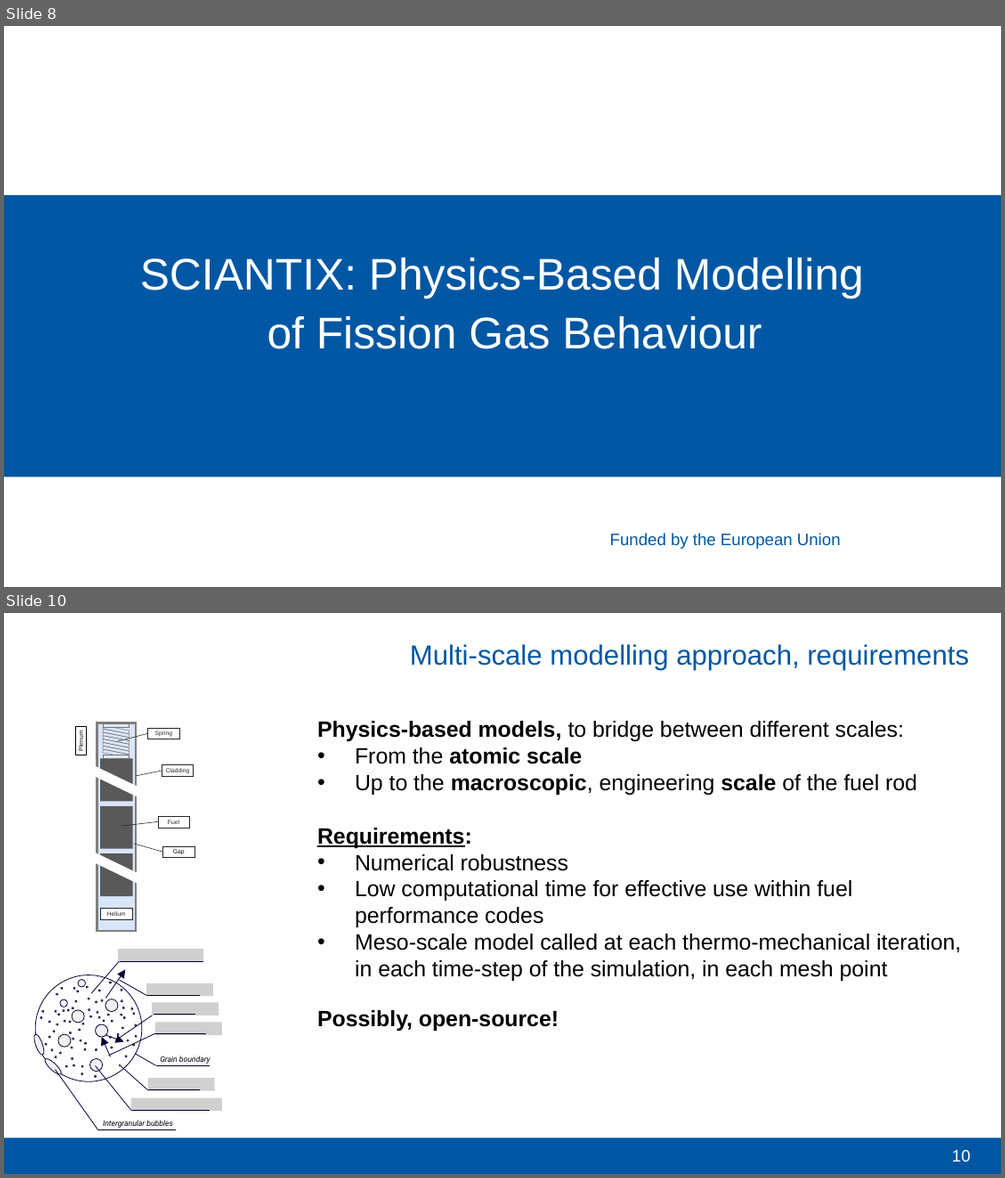
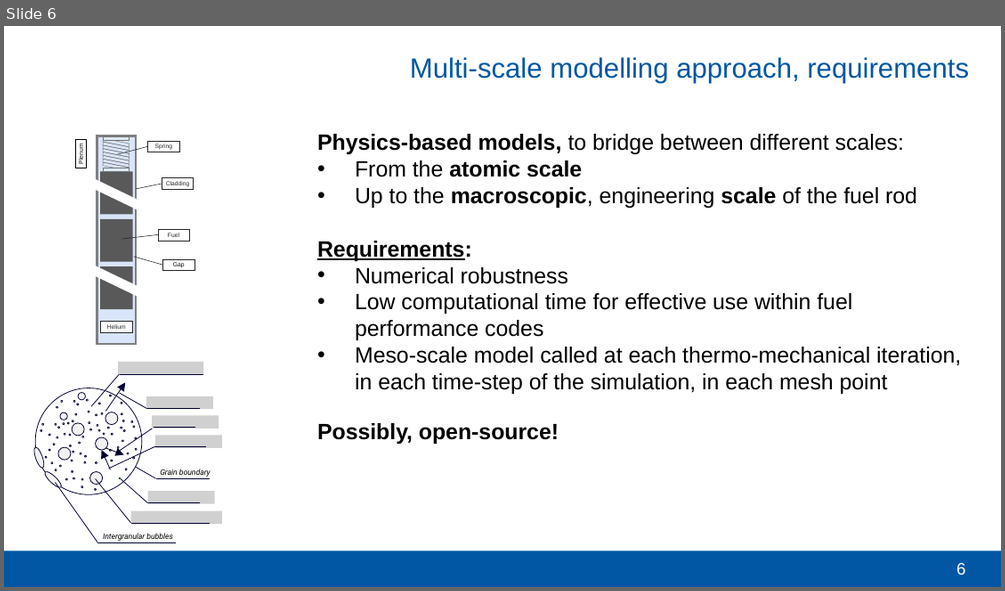
Before and after one commit to sciantix/sciantix-official, a slide deck: slide/MOOC/MOOC SCIANTIX - OperaHPC - V0.pptx. Shown one above the other, each under a label of ours: slides 8 and 10 before the commit, slide 6 after it; the slides between them are not shown. The pictures are 1005x1178 and 1005x591 pixels, drawn with LibreOffice and Linux fonts; fonts in the diff are those of the drawing; grey boxes stand for pictures; background and template pictures are left out. Boxes give left, top, right and bottom in pixels: in the first picture for what was removed or moved away, otherwise in the second. Text is boxed around its words. In the diff, an @@ line names an element or a change of style, - is before the commit and + after.

```diff
--- a/slide/MOOC/MOOC SCIANTIX - OperaHPC - V0.pptx
+++ b/slide/MOOC/MOOC SCIANTIX - OperaHPC - V0.pptx
@@ slide 8 removed at (x1=4, y1=26, x2=1001, y2=587), background #FFFFFF @@
@@ rectangle removed at (x1=4, y1=195, x2=1001, y2=477) @@
@@ text removed at (x1=140, y1=257, x2=864, y2=349) @@
-SCIANTIX: Physics-Based Modelling of Fission Gas Behaviour
@@ text removed at (x1=610, y1=532, x2=841, y2=548) @@
-Funded by the European Union
@@ what was slide 10 is now slide 6 @@
@@ page number at (x1=956, y1=563, x2=965, y2=575): text changed @@
-10
+6
```
Also in this commit, not shown: 8 slides changed, 1 slide added, 7 other slides removed.
